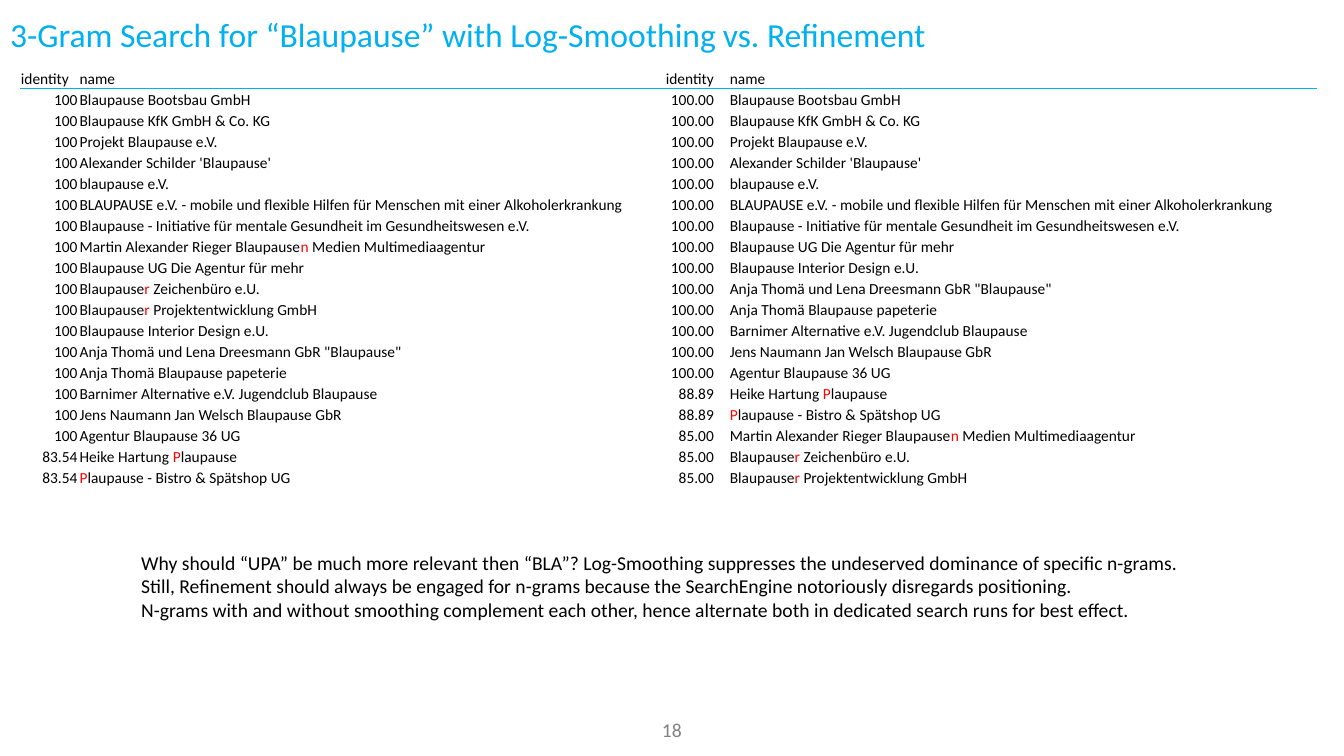
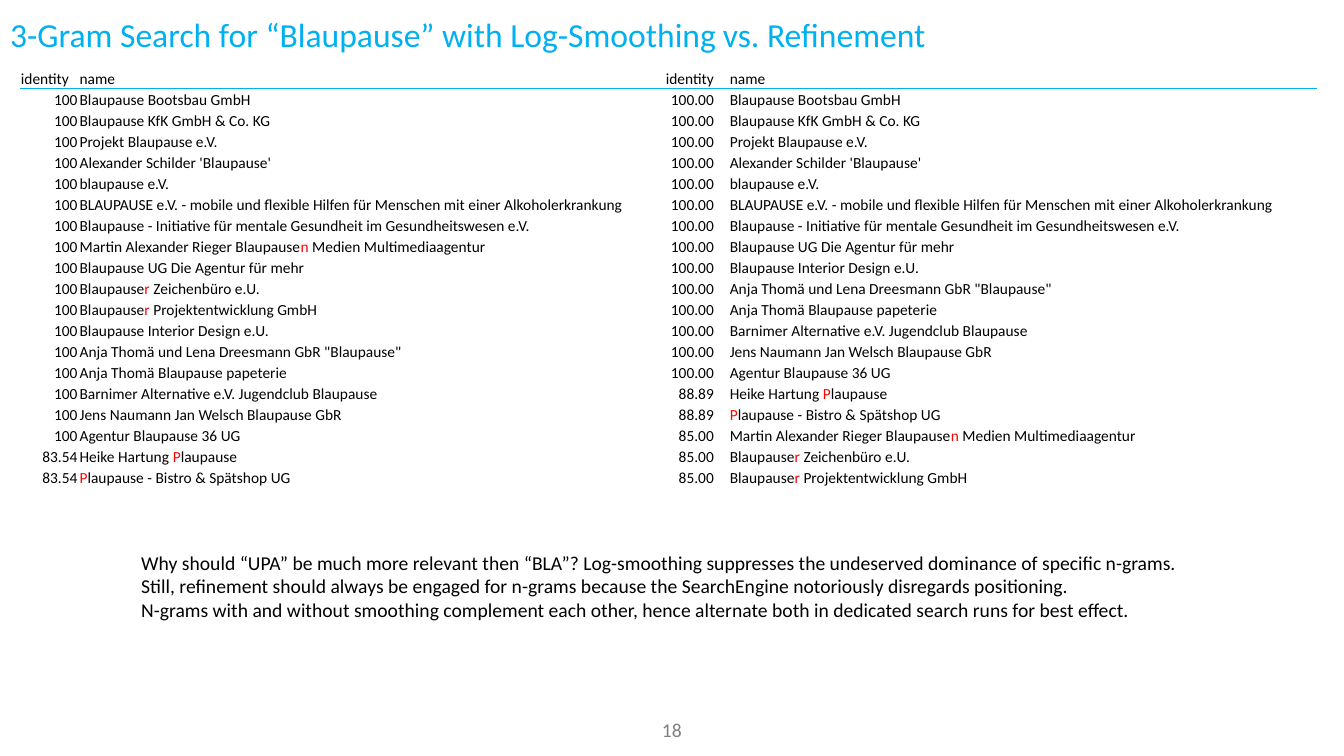
Before and after one commit to ThorstenDoherr/searchengine, a slide deck: slide 18 of doc/SearchEngine_Slides.pptx. Drawn at 1344x756 pixels with LibreOffice and Linux fonts; fonts in the diff are those of the drawing; background and template pictures are left out. Boxes give left, top, right and bottom in pixels: in the first picture for what was removed or moved away, otherwise in the second. Text is boxed around its words. In the diff, an @@ line names an element or a change of style, - is before the commit and + after.

```diff
--- a/doc/SearchEngine_Slides.pptx
+++ b/doc/SearchEngine_Slides.pptx
@@ text at (141,556,1176,621): text changed @@
-Why should “UPA” be much more relevant then “BLA”? Log-Smoothing suppresses the undeserved dominance of specific n-grams.
-Still, Refinement should always be engaged for n-grams because the SearchEngine notoriously disregards positioning.
-N-grams with and without smoothing complement each other, hence alternate both in dedicated search runs for best effect.
+Why should “UPA” be much more relevant then “BLA”? Log-smoothing suppresses the undeserved dominance of specific n-grams.
+Still, refinement should always be engaged for n-grams because the SearchEngine notoriously disregards positioning.
+N-grams with and without smoothing complement each other, hence alternate both in dedicated search runs for best effect.
```
Also in this commit, not shown: 6 other slides changed, 1 other file.
